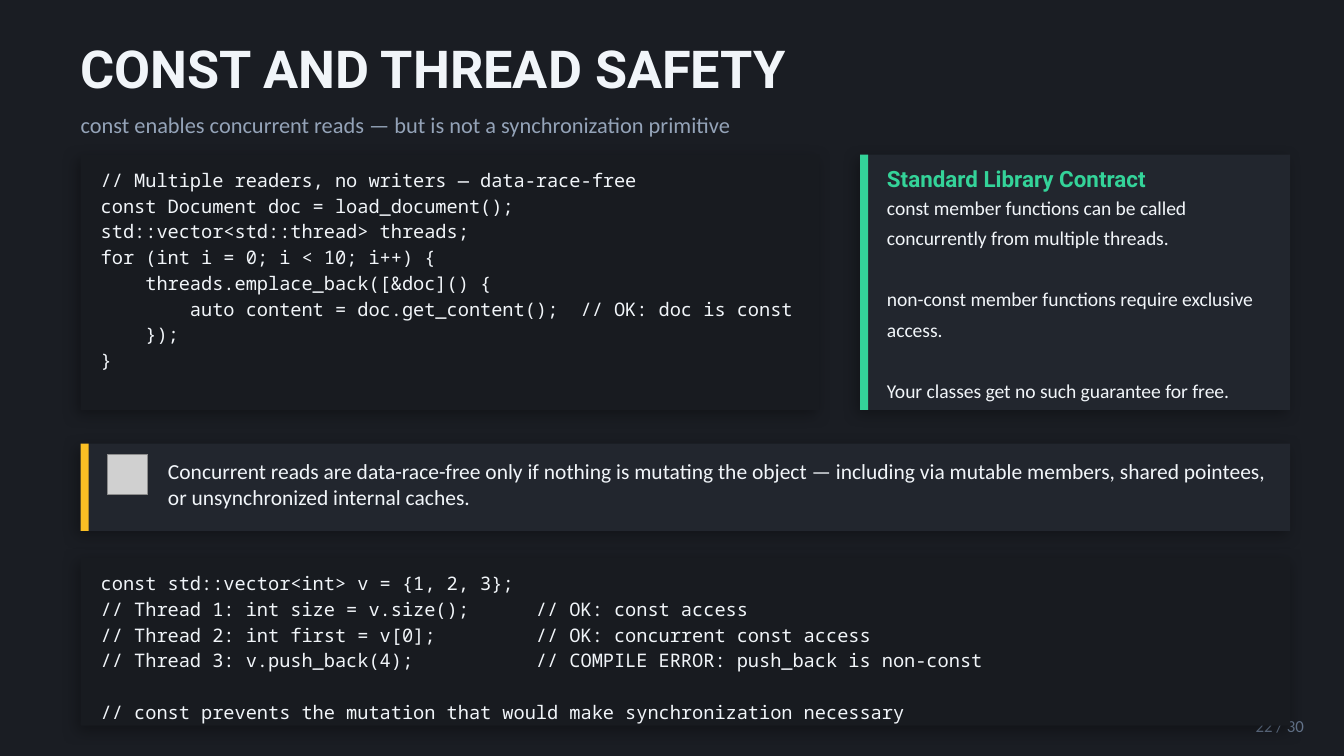
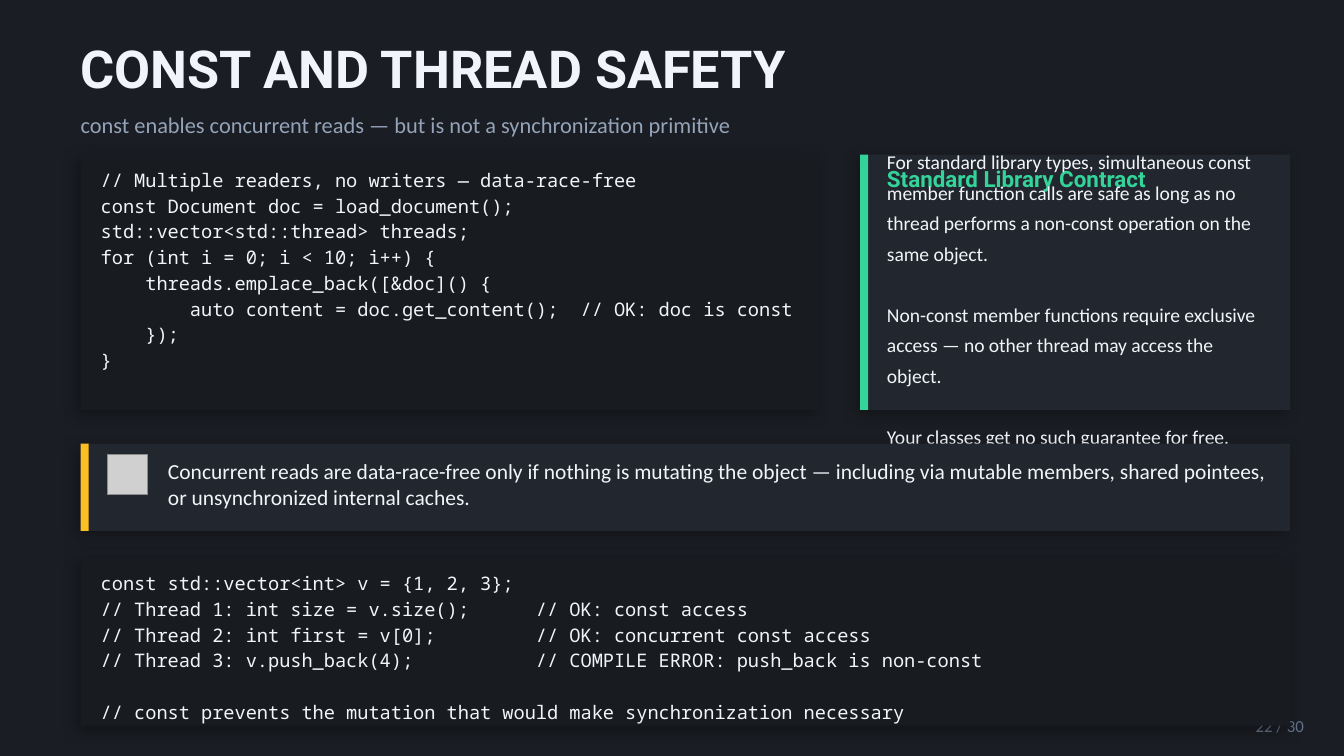
Before and after one commit to schroedermatthew/FatP, a slide deck: slide 22 of Teaching/Compile Time Errrors/sessions/const_correctness.pptx. Drawn at 1344x756 pixels with LibreOffice and Linux fonts; fonts in the diff are those of the drawing; grey boxes stand for pictures. Boxes give left, top, right and bottom in pixels: in the first picture for what was removed or moved away, otherwise in the second. Text is boxed around its words. In the diff, an @@ line names an element or a change of style, - is before the commit and + after.

```diff
--- a/Teaching/Compile Time Errrors/sessions/const_correctness.pptx
+++ b/Teaching/Compile Time Errrors/sessions/const_correctness.pptx
@@ text at (887,155,1255,387): text changed @@
-const member functions can be called concurrently from multiple threads.
-non-const member functions require exclusive access.
+For standard library types, simultaneous const member function calls are safe as long as no thread performs a non-const operation on the same object.
+Non-const member functions require exclusive access — no other thread may access the object.
```
Also in this commit, not shown: 4 other slides changed, 5 other files.
